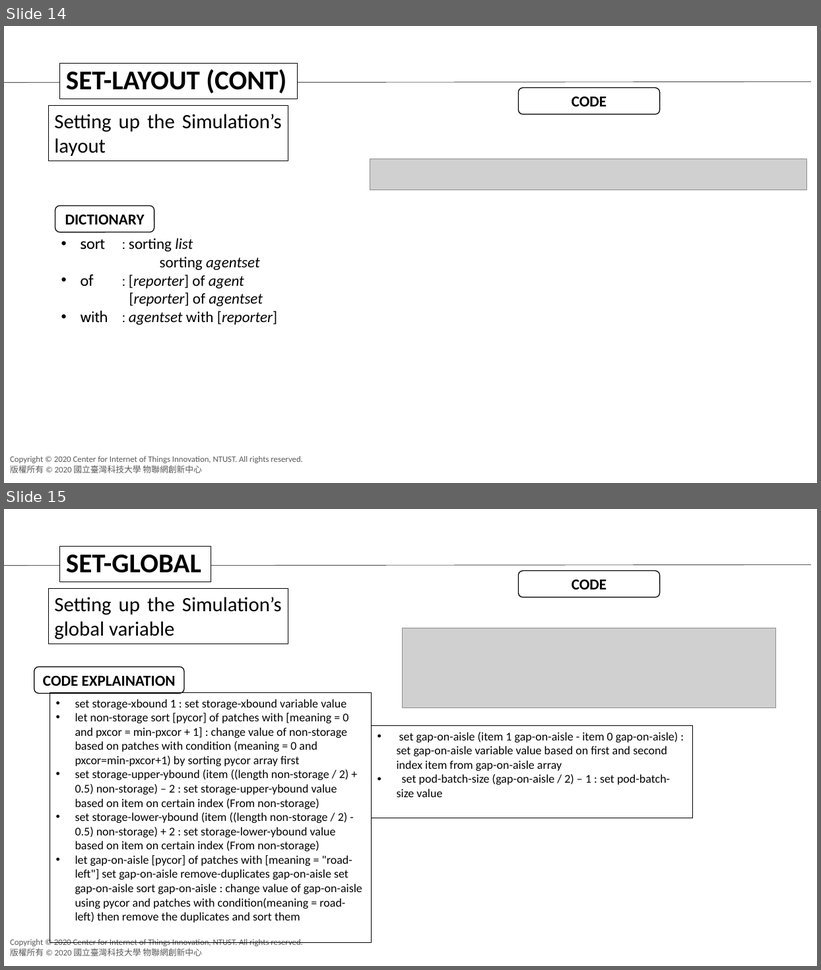
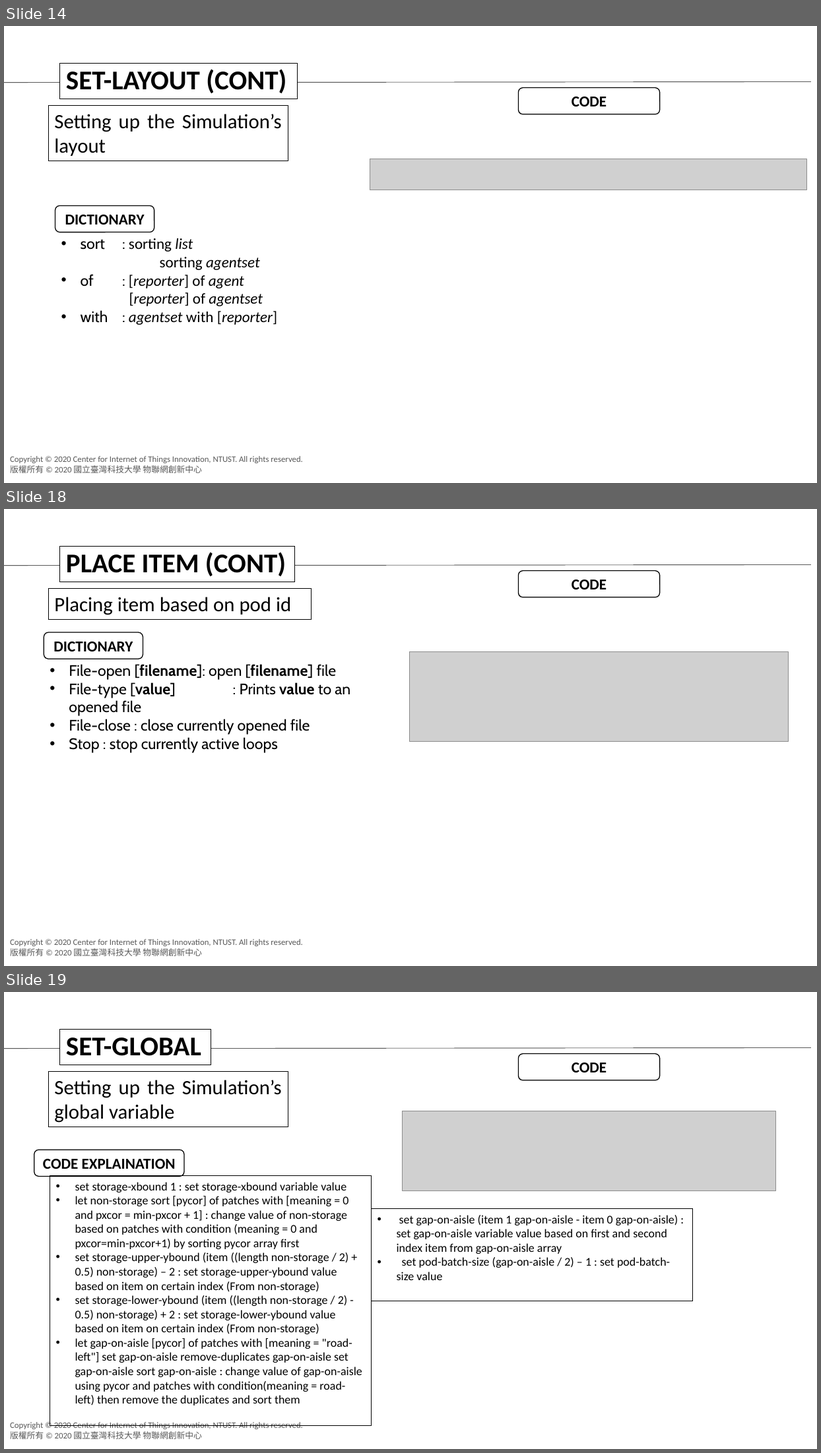
Before and after one commit to agnesyosephine/kiva, a slide deck: Tutorial/Code Learning-Ryanda.pptx. Shown one above the other, each under a label of ours: slides 14 and 15 before the commit, slides 14, 18 and 19 after it; the slides between them are not shown. The pictures are 821x970 and 821x1453 pixels, drawn with LibreOffice and Linux fonts; fonts in the diff are those of the drawing; grey boxes stand for pictures; background and template pictures are left out. Boxes give left, top, right and bottom in pixels: in the first picture for what was removed or moved away, otherwise in the second. Text is boxed around its words. In the diff, an @@ line names an element or a change of style, - is before the commit and + after.

Commit message:
Adding place-item

```diff
--- a/Tutorial/Code Learning-Ryanda.pptx
+++ b/Tutorial/Code Learning-Ryanda.pptx
@@ slide 18 added at [4,509,817,966], background #FFFFFF; not listed: 2 template elements that a slide beside it also shows @@
@@ rectangle added at [60,546,295,582], fill #FFFFFF, outline #000000 0.75 pt, 32 pt, text #000000, bold @@
+PLACE ITEM (CONT)
@@ line added from (4, 566) to (811, 565), #000000 0.5 pt @@
@@ rounded rectangle added at [519,570,660,597], fill #FFFFFF, outline #000000 1 pt, 18 pt, text #000000, bold @@
+CODE
@@ rectangle added at [48,589,312,619], outline #000000 0.75 pt, 24 pt, text #000000 @@
+Placing item based on pod id
@@ rounded rectangle added at [44,632,143,659], fill #FFFFFF, outline #000000 1 pt, 18 pt, text #000000, bold @@
+DICTIONARY
@@ text added at [69,664,350,753], 18 pt, text #000000 @@
+• File-open [filename]: open [filename] file
+• File-type [value] : Prints value to an opened file
+• File-close : close currently opened file
+• Stop : stop currently active loops
@@ picture added at [410,652,789,741] @@
@@ what was slide 15 is now slide 19 @@
```
Also in this commit, not shown: 2 slides changed, 3 other slides added, 1 other file.
